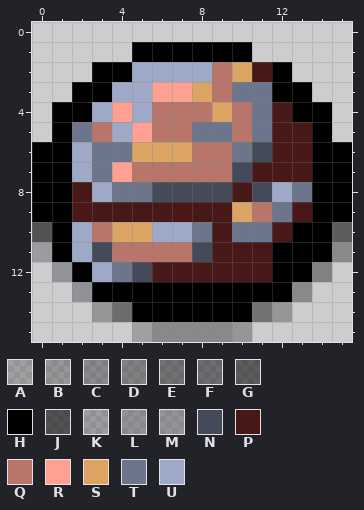
Two states of a pixel-art sprite, code/Interactables/Items/Resources/Art/minerals_icon.png. The first picture shows the starting point.
The file is 16x16 pixels. Colours within 5 levels of each other are drawn and written as one.
Palette (. is transparent): A #00000038  B #00000045  C #00000055  D #0000005e  E #00000071  F #00000077  G #0000008d  H #000000  J #0404059c  K #10111443  L #272a315c  M #31343e5f  N #454a5a  P #481818  Q #ba756a  R #ffa091  S #dba463  T #6d758d  U #9ea8c7
New version:
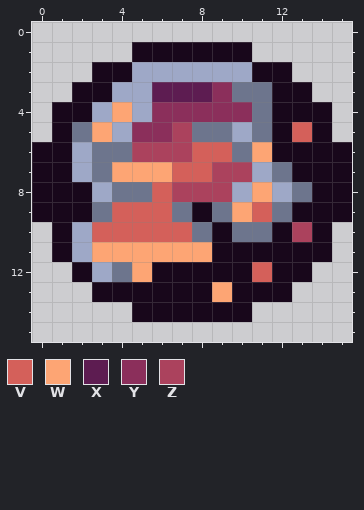
Colours new in this view: V #d4605a  W #fda574  X #5d1c51  Y #8b2f5b  Z #ab425d
Change:
{"colour":"H","old":"#000000","new":"#18071b"}
{"y":2,"x":9,"old":"QSP","new":"UUH"}
{"y":3,"x":6,"old":"RRSQ","new":"XXXY"}
{"y":4,"x":4,"old":"R","new":"W"}
{"y":4,"x":6,"old":"QQQSQ","new":"YYYYY"}
{"y":4,"x":12,"old":"P","new":"H"}
{"y":5,"x":3,"old":"Q","new":"W"}
{"y":5,"x":5,"old":"RQQ","new":"YYZ"}
{"y":5,"x":10,"old":"Q","new":"U"}
{"y":5,"x":12,"old":"PP","new":"HV"}
{"y":6,"x":5,"old":"SSSQQ","new":"ZZZVV"}
{"y":6,"x":11,"old":"NPP","new":"WHH"}
{"y":7,"x":4,"old":"RQQQQQNPPP","new":"WWWVVZZUTH"}
{"y":8,"x":2,"old":"P","new":"H"}
{"y":8,"x":6,"old":"NNNNPN","new":"VZZZUW"}
{"y":9,"x":2,"old":"PPPPPPPPSQ","new":"HTVVVTHTWV"}
{"y":9,"x":13,"old":"P","new":"H"}
{"y":10,"x":0,"old":"J","new":"."}
{"y":10,"x":3,"old":"QSSUU","new":"VVVVV"}
{"y":10,"x":9,"old":"P","new":"H"}
{"y":10,"x":12,"old":"PH","new":"HZ"}
{"y":10,"x":15,"old":"G","new":"."}
{"y":11,"x":0,"old":"K","new":"."}
{"y":11,"x":3,"old":"NQQQQNPPP","new":"WWWWWWHHH"}
{"y":11,"x":15,"old":"C","new":"."}
{"y":12,"x":1,"old":"M","new":"."}
{"y":12,"x":5,"old":"NPPPPPP","new":"WHHHHHV"}
{"y":12,"x":14,"old":"D","new":"."}
{"y":13,"x":2,"old":"L","new":"."}
{"y":13,"x":9,"old":"H","new":"W"}
{"y":13,"x":13,"old":"C","new":"."}
{"y":14,"x":3,"old":"BF","new":".."}
{"y":14,"x":11,"old":"EB","new":".."}
{"y":15,"x":5,"old":"ACCCCB","new":"......"}
{"label":"changed","picture_box":[32,42,352,342]}
